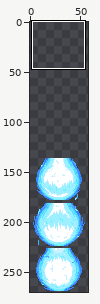
Sprite sheet, stored at Skills/TrueKamehameha/TrueKamehamehaWave.png. The first picture is a wide view before the edit; the outline marks the close-up.
Close-up. Earlier state:
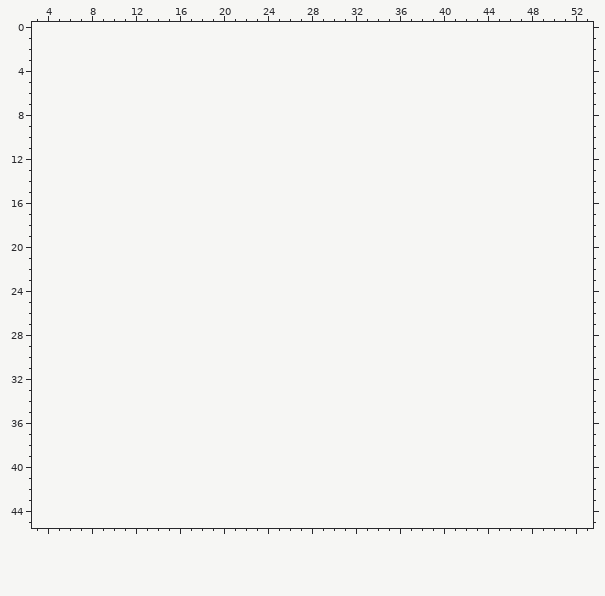
The file is 108x270 pixels, drawn in blocks of 2x2; one block is one cell here. Shown: x 3..53, y 0..45. The old version is drawn lined up with the new one, on the new canvas. The commit also changed other parts of the picture, which this record leaves out.
The same view after the edit:
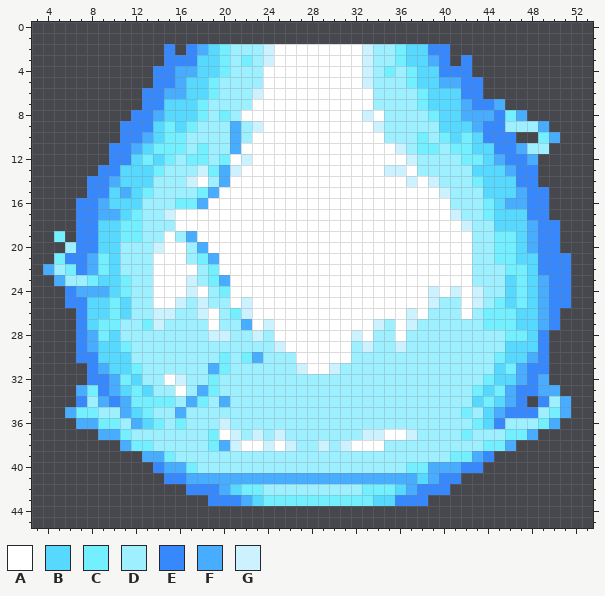
Palette (. is transparent): A #ffffff  B #56d8ff  C #74efff  D #9eefff  E #3788fd  F #48acff  G #ccf2ff
Edits made:
canvas 54x135 -> 58x270, the old top-left corner now at 2,135
@@ x 3..53 @@
  1 ...................................................
- 2 ...................................................
- 3 ...................................................
- 4 ...................................................
- 5 ...................................................
- 6 ...................................................
- 7 ...................................................
- 8 ...................................................
- 9 ...................................................
-10 ...................................................
-11 ...................................................
-12 ...................................................
-13 ...................................................
-14 ...................................................
-15 ...................................................
-16 ...................................................
-17 ...................................................
-18 ...................................................
-19 ...................................................
-20 ...................................................
-21 ...................................................
-22 ...................................................
-23 ...................................................
-24 ...................................................
-25 ...................................................
-26 ...................................................
-27 ...................................................
-28 ...................................................
-29 ...................................................
-30 ...................................................
-31 ...................................................
-32 ...................................................
-33 ...................................................
-34 ...................................................
-35 ...................................................
-36 ...................................................
-37 ...................................................
-38 ...................................................
-39 ...................................................
-40 ...................................................
-41 ...................................................
-42 ...................................................
-43 ...................................................
+ 2 ............E.EFBCDDDGAAAAAAAAGDDCBBEE.............
+ 3 ............EEEBBCDCDGAAAAAAAAGDDCBBFE.E...........
+ 4 ...........EEFFBBCDDDAAAAAAAAAGDCDCBBEEE...........
+ 5 ...........EEFBBCDDDDAAAAAAAAAGDDDCBBFFEE..........
+ 6 ..........EEFFBBCDDDGAAAAAAAAAADDDDCBBBEE..........
+ 7 ..........EEBBBCDDDDAAAAAAAAAAADDDDCBBBFEEF........
+ 8 .........EEFBBBCDCDAAAAAAAAAAAGADDDDCBBFFFECF......
+ 9 ........EEEBCBCDDDFDGAAAAAAAAAAGDDDDDBBBFEEDDDF....
+10 ........EEFBCCDDDDFDAAAAAAAAAAAADDDCDCBCBEEE..CF...
+11 .......EEFBCCCDCDDFAAAAAAAAAAAAAAGDCCDCCBBEEFDD....
+12 .......EEBCBCDCCDCAGAAAAAAAAAAAAAAGDDDDCCBFEEF.....
+13 ......EEBBBCDDDGCFGAAAAAAAAAAAAAGGADDDDDBBBFEE.....
+14 .....EEFBBBDDDGADFAAAAAAAAAAAAAAAAGAGDDDCBBBEE.....
+15 .....EEBFBCDDDDCFAAAAAAAAAAAAAAAAAAAAGDDDBBBFEE....
+16 ....EEFBBBDDDCCFAAAAAAAAAAAAAAAAAAAAAADDDCBFFEE....
+17 ....EEFFBCDDGAAAAAAAAAAAAAAAAAAAAAAAAAGDDCBBBEE....
+18 ....EEBBCCDDDAAAAAAAAAAAAAAAAAAAAAAAAAAGDDBBBFEE...
+19 ..C.EEBBCCDDADFAAAAAAAAAAAAAAAAAAAAAAAAADDCCBFEE...
+20 ...DEEBBDDDGAADFAAAAAAAAAAAAAAAAAAAAAAAADDCCBFEE...
+21 ..CEEFCBDDDAAADCFAAAAAAAAAAAAAAAAAAAAAAADDCCBBEEE..
+22 .FDCEFCBDDDAAAADCAAAAAAAAAAAAAAAAAAAAAAADDDCCBEEE..
+23 ..FDDCBBCDDAAAGDCFAAAAAAAAAAAAAAAAAAAAAADDDBCBFEE..
+24 ...EFFFBCDDAAAGADCAAAAAAAAAAAAAAAAAAGAGAGDDBCBFEE..
+25 ...EEBBCBDDAAGDGDDAGAAAAAAAAAAAAAAAAGDDAGDCBCBFEE..
+26 ....EBBCBDDGGDDGADCGAAAAAAAAAAAAAAGADDDADCCCBBFE...
+27 ....EBCCDDCGDDDDADDFAGAAAAAAAAAGDAGDDDDDDCCCBBFE...
+28 ....EFCBDDDDDDDDGGDDGDAAAAAAAGADDADDDDDDDDDCCBE....
+29 ....EFBBCDDDDDDDDDDDDDGAAAAAADGDDGDDDDDDDDDBBBE....
+30 ....EEBBBDDDDDDDDCDCFDDDAAAAADDDDDDDDDDDDDCBBFE....
+31 .....EFBBCDDDDDDFCDDDDDDGAAGDDDDDDDDDDDDDDBCFEE....
+32 .....EEFCBDDAGDDCDDDDDDDDDDDDDDDDDDDDDDDDCBBFEF....
+33 ....FCEFBCBDDADFCDDDDDDDDDDDDDDDDDDDDDDDCBCFEEFF...
+34 ....EDFEFCCCCDFCDFDDDDDDDDDDDDDDDDDDDDDDBCBFE.EDF..
+35 ...FCCDDFBCDDFDDDDDDDDDDDDDDDDDDDDDDDDDCDBFEEEDCF..
+36 ....FFCCDFBCDCDDDGDDDDDDDDDDDDDDDDDDDDDDCBEDDDCF...
+37 ......FFCDDDDDDDCAGDGDGDDDDDDDGGAAGDDDDCDDDCCF.....
+38 ........FCCDDDDDCFGAAGAGDDGDGAAADDDDDDDDDCCF.......
+39 ..........FFCDDDDDDDDDDDDDDDDDDDDDDDDDCCFE.........
+40 ...........EFFCDDDDDDDDDDDDDDDDDDDCCFFFEE..........
+41 ............EEFFFFFFFFFFFFFFFFFFFFFBFEE............
+42 ..............EEEFBCCDDDDDDDDDCCCBFEEE.............
+43 ................EEEFBCCCCCCCCCCBBEEE...............
 44 ...................................................
Where, in picture pixels (left, top, right, bottom), the same in both close-ups:
added: (43, 44, 571, 506)
